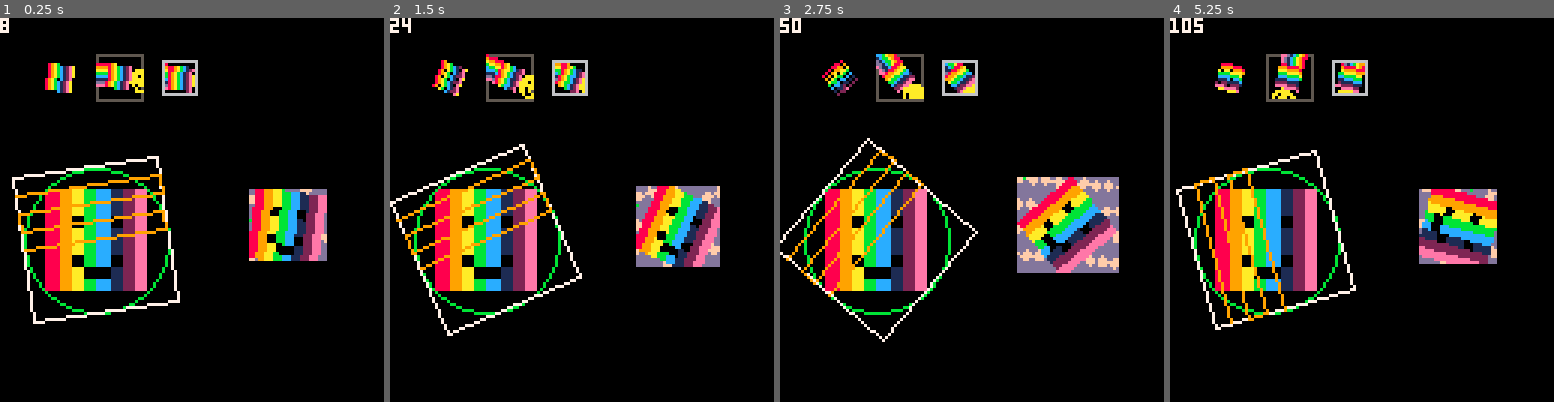
Above: before the commit, frames 1-4 (left to right).
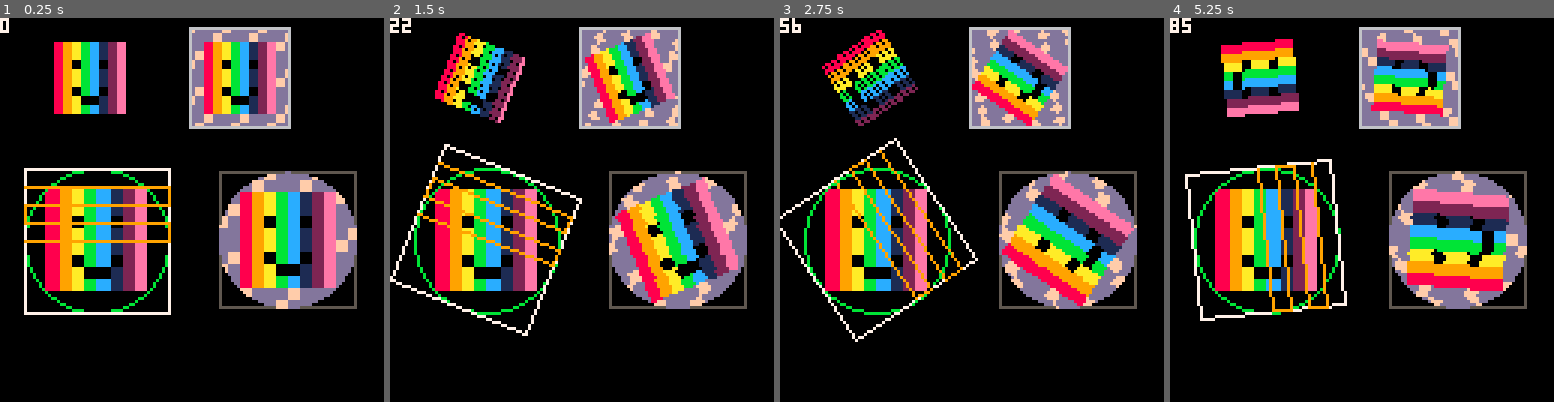
Above: after the commit, the same moments.

Repository: kallanreed/pico8_games
Game: PICO-8 cartridge rotate.p8
Same seed, same stepped clock (60 frames per second), same inputs: the game is played once before the commit and once after it.
Inputs:
- Up to frame 1 (0.25 s): no input
- Up to frame 2 (1.5 s): tap X (X key) at 0.33, 1.07 s
- Up to frame 3 (2.75 s): hold Right 1.6-2.1 s; tap X (X key) at 1.85 s; hold Right from 2.47 s (still down)
- Up to frame 4 (5.25 s): tap X (X key) at 2.97, 4.08, 5.2 s; release Right at 3.03 s; hold Left 3.08-3.58 s; hold Right 4.02-4.68 s; hold Left from 5.08 s (still down)

The runs differ from the first frame. In frame 1, 24% of the frame differs, in the area x 0-93%, y 1-80%; in frame 2, 25%; in frame 3, 24%; in frame 4, 26%, in the area x 0-93%, y 0-82%.

Commit message:
Getting closer to only showing the tile

Diff:
--- a/rotate.p8
+++ b/rotate.p8
@@ -4,8 +4,8 @@
 
 function _init()
 	a=0
-	pa=0
-	manual=false
+	pa=-1
+	manual=true
 end
 
 function _update()
@@ -19,8 +19,12 @@
  end
 end
 
+function dist(x1,y1,x2,y2)
+ return sqrt((x1-x2)^2+(y1-y2)^2)
+end
+
 function rotate(x,y,cx,cy,a)
- local ca,sa=cos(a),sin(a)
+ local ca,sa=cos(a),-sin(a)
  x-=cx y-=cy
  local rx=x*ca-y*sa
  local ry=x*sa+y*ca
@@ -55,6 +59,14 @@
  end
 end
 
+function out(...)
+ local str=""
+ for i in all({...}) do
+  str=str.." "..i
+ end
+ printh(str)
+end
+
 function _draw()
  if (pa==a) return
 
@@ -66,7 +78,6 @@
  local os=r
 
  tfill(cx,cy,is*2,is*2,7,2)
- --rect(cx-is,cy-is,cx+is,cy+is,10)
  circ(cx,cy,r,11)
 
  local rect1={{cx-os,cy-os},
@@ -86,31 +97,33 @@
  rotate_shape(lines,cx,cy,a/360)
  draw_shape(lines,9)
 
- draw_tile(20,20,1,0,a/360)
- draw_rotated_tile(
-  40,20,a/360,1,0,1)
- draw_tile2(60,20,1,0,a/360)
- draw_tile3(96,70,7,2,a/360)
+ draw_tile(30,20,24,24,7,2,a/360)
+ draw_tile2(80,20,24,7,2,a/360)
+ draw_tile3(96,74,7,2,a/360)
 
  print(a,7)
 end
 
-function draw_tile(x,y,tx,ty,ang)
+function draw_tile(x,y,w,h,tx,ty,a)
+ local w,h=w-1,h-1
+ local hw,hh=w/2,h/2
+ local step=0
+
+ for _y=-hh,hh do
+  local x1,y1=
+   rotate(x-hw,y+_y,x,y,a)
+  local x2,y2=
+   rotate(x+hw,y+_y,x,y,a)
+  tline(x1,y1,x2,y2,
+        tx,ty+step,1/w)
+  step+=1/h
+ end
+end
+
+
+
+function draw_tile2(x,y,s,tx,ty,ang)
  local cos_a,sin_a=cos(ang),-sin(ang)
- local x1,x2=-4,4
-
- for off_y=-4,4 do
-  local _y=off_y
-  tline(x+x1*cos_a-sin_a*_y,
-        y+x1*sin_a+cos_a*_y,
-        x+x2*cos_a-sin_a*_y,
-        y+x2*sin_a+cos_a*_y,
-        tx,(ty+4)/8)
- end
-end
-
-function draw_tile2(x,y,tx,ty,ang)
- local cos_a,sin_a=cos(ang),sin(ang)
 
  -- the draw box needs to be
  -- able to hold the rotated
@@ -118,10 +131,10 @@
  -- from corner to corner
  -- only if we care about
  -- 1:1 scale
- local w=8*sqrt(2)
- local half=w/2
+ local w=s*sqrt(2)-1
+ local hw,hh=w/2,w/2
  local x1,y1,x2,y2=
-  -half,-half,half,half
+        -hw,-hh,hw,hh
 
  -- source box also needs to
  -- include diagonals so it
@@ -159,8 +172,11 @@
  rect(x+x1,y+y1,x+x2,y+y2,6)
 end
 
+
+
+
 function draw_tile3(x,y,tx,ty,ang)
- local cos_a,sin_a=cos(ang),sin(ang)
+ local cos_a,sin_a=cos(ang),-sin(ang)
 
  -- the draw box needs to be
  -- able to hold the rotated
@@ -178,13 +194,17 @@
  local bdx=mid(-1,sqrt2*cos_a,1)
  local bdy=mid(-1,sqrt2*sin_a,1)
 
- local moff=sqrt(bdx^2+bdy^2)/2
-
- local w=24*moff*2
- local half=w/2
+ -- moff is the offset in map
+ -- coord, basically radius
+ --local moff=sqrt(bdx^2+bdy^2)/2
+ local moff=sqrt2/2
+
+ local w=32*moff*2 -- output range
+ local hw=w/2
  local x1,y1,x2,y2=
-  -half,-half,half,half
-
+        -hw,-hw,hw,hw
+
+ rect(x-hw,y-hw,x+hw,y+hw,5)
 
  -- center of the tile is
  -- is just .5 from the corner
@@ -193,10 +213,6 @@
  -- step is the y coord on the
  -- map tile, range -moff,moff
  local step=-moff
-
- -- x col vect, left side
- local cosx=cos_a*-moff
- local sinx=sin_a*-moff
 
  -- somehow need to keep
  -- from reading past the
@@ -207,73 +223,36 @@
  -- a modificaiton on moff
  -- based on ang
 
- for _y=y1,y2-1 do
+ -- x col vect, left side
+
+ for _y=y1,y2 do
+  -- in map coords
+  local _x=sqrt(.5-step^2)
+  --_x=mid(-.5,_x,.5)
+  -- renormalize width
+  local _w=2*_x*w/sqrt2
+  local _hw=_w/2
+
+
+  local cosx=cos_a*-_x//-moff
+  local sinx=sin_a*-_x//-moff
   local siny=sin_a*step
   local cosy=cos_a*step
-  tline(x+x1,y+_y,
-        x+x2,y+_y,
+
+  out("_x:",_x,"_y:",_y,"_w:",_w)
+  tline(x-_hw,y+_y,
+        x+_hw,y+_y,
         ctx+cosx-siny,
         cty+sinx+cosy,
         -- map mdx,mdy to
         -- output size w
         -- considering moff
-        cos_a*moff*2/w,
-        sin_a*moff*2/w)
+        cos_a*_x*2/_w,
+        sin_a*_x*2/_w)
   -- map output range to tile
  step+=(2*moff)/w
  end
- --rect(x+x1,y+y1,x+x2,y+y2,6)
- pset(x-bdx*half,y+bdy*half,11)
-end
-
-
-function draw_rotated_tile(
- x,y,rot,mx,my,w)
-  w+=.8 --???
-  local halfw=-w/2 --? why neg
-  --cx/cy center
-  local cx, cy=
-   mx-halfw-.4, my-halfw-.4
-
-  -- pre-calc'd cos/sin
-  local cr, sr=
-   cos(rot), sin(rot)
-
-  -- rotated values?
-  -- center circle values
-  -- these are the x comps
-  -- of the column vector and
-  -- won't change so are pre-
-  -- computed.
-  local rx, ry=
-    cx+cr*halfw, cy+sr*halfw
-
-  -- ??
-  local hx, hy=w*4, w*4
-
-  rect(x-hx,y-hy,x+hx,y+hy,5)
-
-  -- weird, instead rotating
-  -- the lines, it's rotating
-  -- the way the source is read
-  for py=y-hy,y+hy do
-    tline(x-hx,py,
-          x+hx,py,
-          rx-sr*halfw,
-          ry+cr*halfw,
-          -- scale the step to
-          -- the output line
-          -- length of 8?
-          cr/8, sr/8)
-
-    -- this varies the y comp
-    -- of the coumn vector of
-    -- each line end
-    halfw+=1/8
-  end
-end
-
-
+end
 __gfx__
 000000008888888889abc12e00aaaa0066666666fdddfddd00000000000000000000000000000000000000000000000000000000000000000000000000000000
 000000009999999989abc12e0aaaaaa066666666dddfdddf00000000000000000000000000000000000000000000000000000000000000000000000000000000
